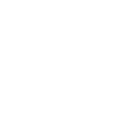
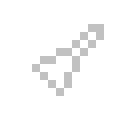
Layered file, before and after one edit (128x128). Changes by layer:
showed "PrimaryTop1.png copy #2" over [32, 24, 104, 96]
